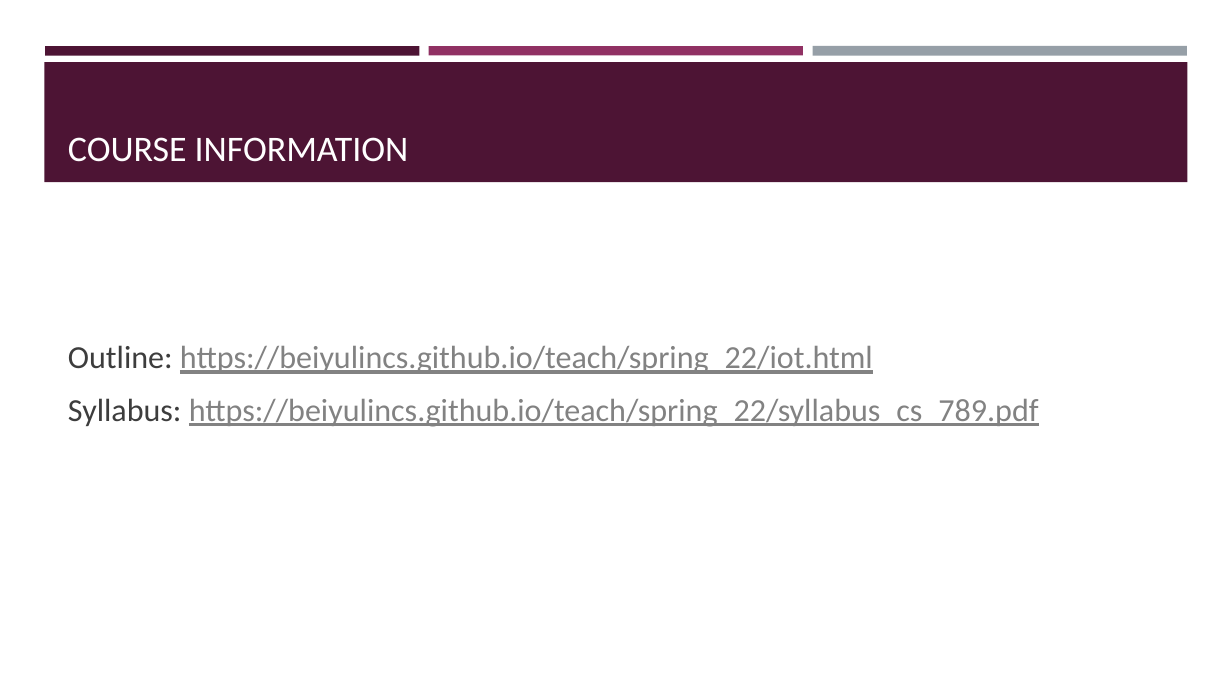
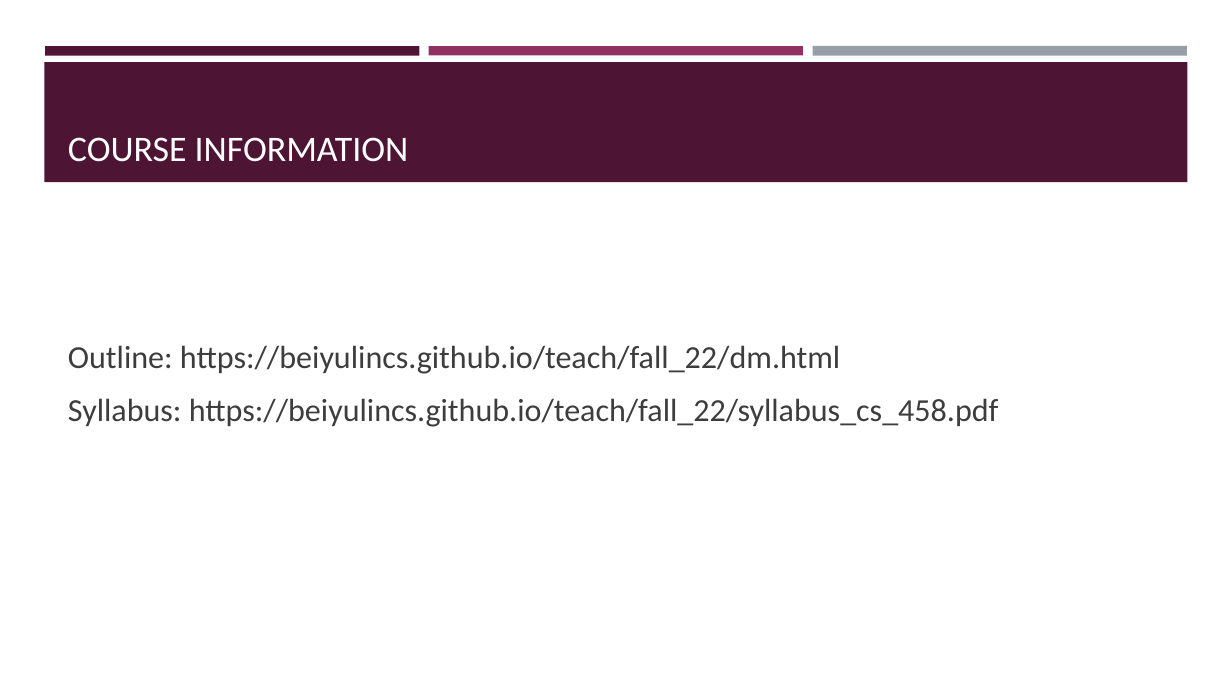
Before and after one commit to BeiyuLinCS/beiyulin.github.io, a slide deck: slide 2 of teach/fall_22/slides/ds_1.pptx. Drawn at 1232x693 pixels with LibreOffice and Linux fonts; fonts in the diff are those of the drawing. Boxes give left, top, right and bottom in pixels: in the first picture for what was removed or moved away, otherwise in the second. Text is boxed around its words. In the diff, an @@ line names an element or a change of style, - is before the commit and + after.

```diff
--- a/teach/fall_22/slides/ds_1.pptx
+++ b/teach/fall_22/slides/ds_1.pptx
@@ text at bbox=[68, 345, 999, 427]: text changed; text colour #828282 to #3D3D3D @@
-Outline: https://beiyulincs.github.io/teach/spring_22/iot.html
-Syllabus: https://beiyulincs.github.io/teach/spring_22/syllabus_cs_789.pdf
+Outline: https://beiyulincs.github.io/teach/fall_22/dm.html
+Syllabus: https://beiyulincs.github.io/teach/fall_22/syllabus_cs_458.pdf
```
Also in this commit, not shown: 3 other files.
